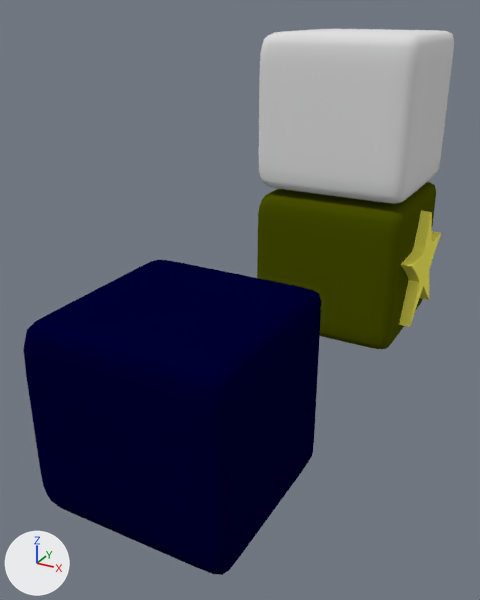
What one commit did to the Blender file graphics-src/cubes-all.blend.
Before and after are seen from a 50 mm camera at (10.5, -30.4, 11.3) aimed at (-1.0, -9.4, 0.8). The axes (+X, +Y, +Z) are drawn at lower left. The lights are the same throughout.

The older version as bpy lines, for what is in view:
```python
ob_blue_cube = bpy.data.objects.new('blue-cube', me_cube_014)
ob_blue_cube.location = (0.0, -14.96, -0.34)
ob_blue_cube.rotation_euler = (3.142, 0.0, 0.0)  # degrees (180, 0, 0)
ob_blue_cube.scale = (3.39, 3.39, 3.39)
ob_triangle_blue = bpy.data.objects.new('triangle-blue', me_cube_011)
ob_triangle_blue.parent = ob_blue_cube
ob_triangle_blue.location = (0.0, -14.93, 0.0)
ob_triangle_blue.rotation_euler = (3.142, 0.0, 0.0)  # degrees (180, 0, 0)
ob_triangle_blue.scale = (3.39, 3.39, 3.39)
ob_white_cube = bpy.data.objects.new('white-cube', me_cube_012)
ob_white_cube.location = (0.0, 0.0, 7.0)
ob_white_cube.rotation_euler = (3.142, 0.0, 0.0)  # degrees (180, 0, 0)
ob_white_cube.scale = (3.39, 3.39, 3.39)
ob_yellow_cube = bpy.data.objects.new('yellow-cube', me_cube_010)
ob_yellow_cube.location = (0.0, 0.0, 0.0)
ob_yellow_cube.rotation_euler = (3.142, 0.0, 0.0)  # degrees (180, 0, 0)
ob_yellow_cube.scale = (3.39, 3.39, 3.39)
ob_yellow_star = bpy.data.objects.new('yellow-star', me_cube_001)
ob_yellow_star.parent = ob_yellow_cube
ob_yellow_star.location = (0.0, 0.0, 0.0)
ob_yellow_star.rotation_euler = (3.142, 0.0, 0.0)  # degrees (180, 0, 0)
ob_yellow_star.scale = (3.39, 3.39, 3.39)
```
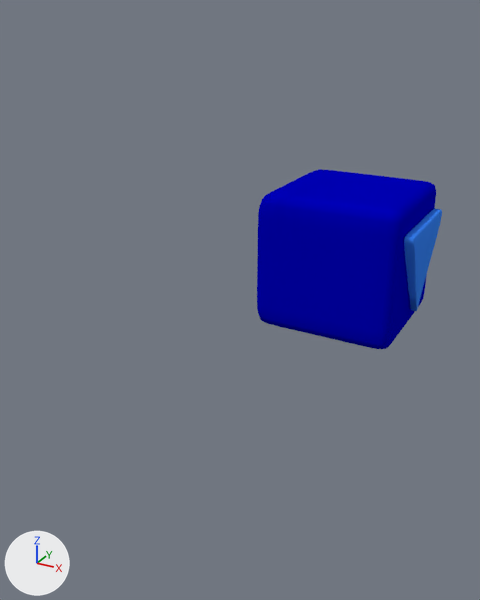
What differs and where, as boxes (x1, y1, x2, y2) in the pictures (480 x 600 px):
```json
{"object": "blue-cube", "change": "recoloured, moved", "before": [23, 260, 321, 575], "after": [257, 169, 436, 349]}
{"object": "white-cube", "change": "hidden", "before": [259, 29, 454, 204]}
{"object": "yellow-cube", "change": "hidden", "before": [257, 182, 436, 349]}
{"object": "yellow-star", "change": "hidden", "before": [399, 211, 441, 327]}
{"object": "triangle-blue", "change": "shown", "after": [404, 209, 442, 311], "on screen": "blue"}
```

Edits to the scene script, one JSON object a line:
```json
{"op": "set", "path": "mat_blue.base_color", "old": "(0.0, 0.0, 0.0331)", "new": "(0.0, 0.0, 0.487)", "note": "dark blue #000033 -> blue #0000b9"}
{"op": "set", "path": "ob_blue_cube.location", "old": "(0.0, -14.96, -0.34)", "new": "(0.0, 0.0, 0.0)"}
{"op": "set", "path": "ob_triangle_blue.location", "old": "(0.0, -14.93, 0.0)", "new": "(0.0, -14.97, -0.0696)"}
{"op": "remove", "block": "ob_triangle_blue", "code": "ob_triangle_blue.hide_render = True"}
{"op": "set", "path": "ob_white_cube.location", "old": "(0.0, 0.0, 7.0)", "new": "(0.0, 0.0, 0.0)"}
{"op": "add", "block": "ob_white_cube", "code": "ob_white_cube.hide_viewport = True"}
{"op": "add", "block": "ob_yellow_cube", "code": "ob_yellow_cube.hide_viewport = True"}
{"op": "add", "block": "ob_yellow_star", "code": "ob_yellow_star.hide_viewport = True"}
```
